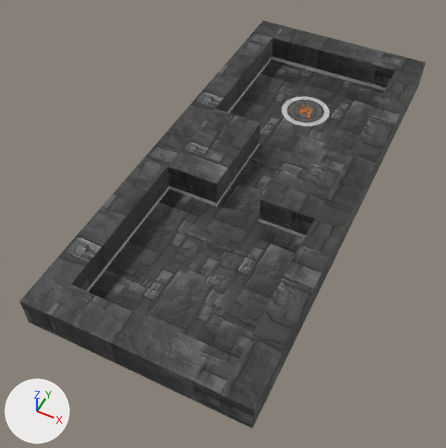
The FBX model Assets/_Project/Meshes/Envi/TempleEnvi.fbx: old version first, new version second.
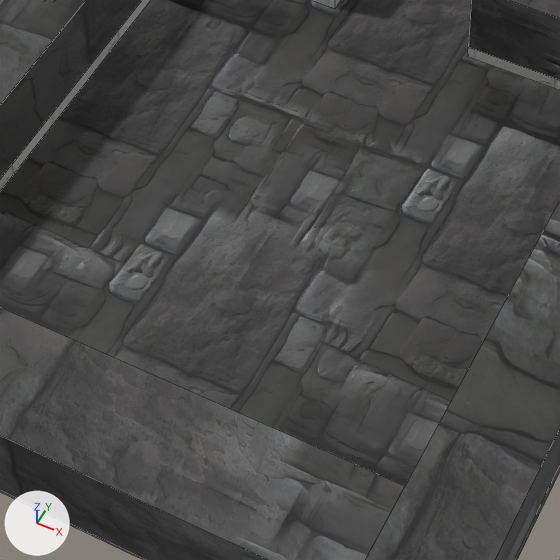
Old and new are each drawn whole from a 50 mm camera at (22.2, -72.0, 57.7) aimed at (-1.9, -23.7, -2.6) and again close up on the part from 25% to 65% of the width and 45% to 85% of the height. Arrows for +X, +Y and +Z are at lower left; the lights stay in place. The close-ups show mesh edges as thin lines. Where no turn or scale is listed for an object, it has been applied to the vertices. Vertices at the same position are counted once.

Names of what the first close-up shows: 'TempleEnvi'.
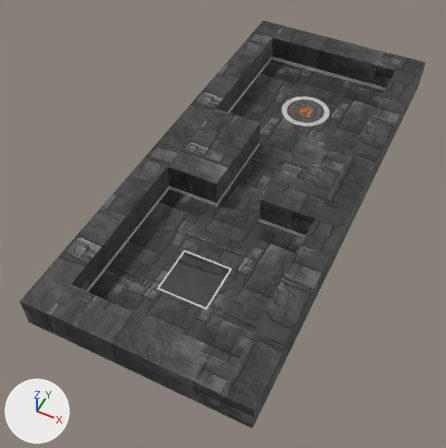
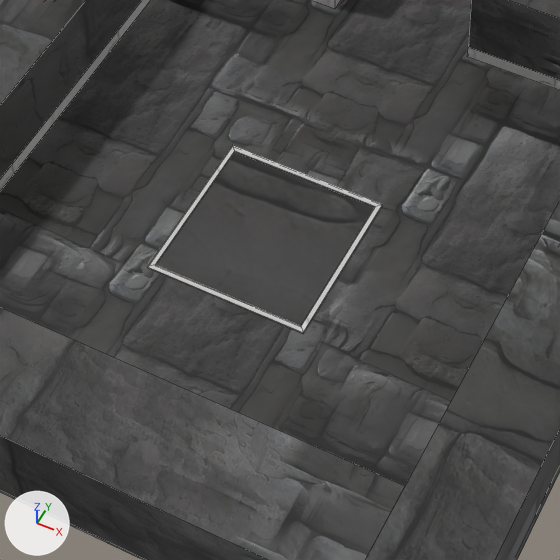
Changed parts and their boxes [x1, y1, x2, y2] in the close-ups (560 x 560 px):
part 1 of me_plane_011, added: after [147, 145, 383, 334]

The change, as a diff of the scene's bpy script:
```diff
--- a/Assets/_Project/Meshes/Envi/TempleEnvi.fbx.py
+++ b/Assets/_Project/Meshes/Envi/TempleEnvi.fbx.py
@@ me_plane_011 @@
 # used by ob_templeenvi; location = (0.0, 0.0, 0.0)
-me_plane_011.from_pydata(...)  # 230 vertices, 170 faces; spans x -13.5..13.5, y -48.2..14.3, z 0.0..4.0
+me_plane_011.from_pydata(...)  # 246 vertices, 183 faces; spans x -13.5..13.5, y -48.2..14.3, z 0.0..4.0
+# me_plane_011 part 1: a new loose piece of 16 vertices spanning x -3.2..3.2, y -38.1..-31.7, z 0.0..0.1
 me_plane_011.materials.append(mat_material)
```
